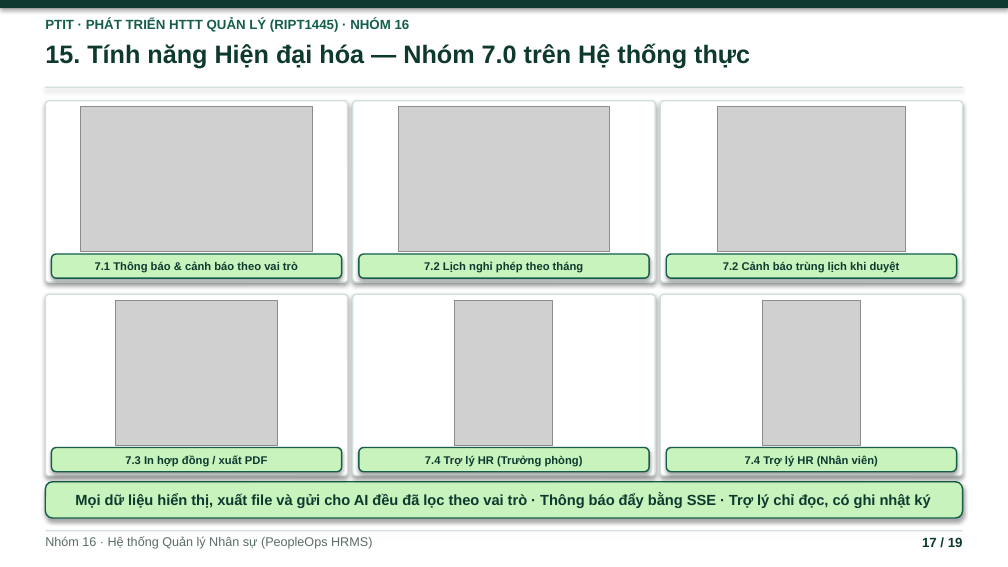
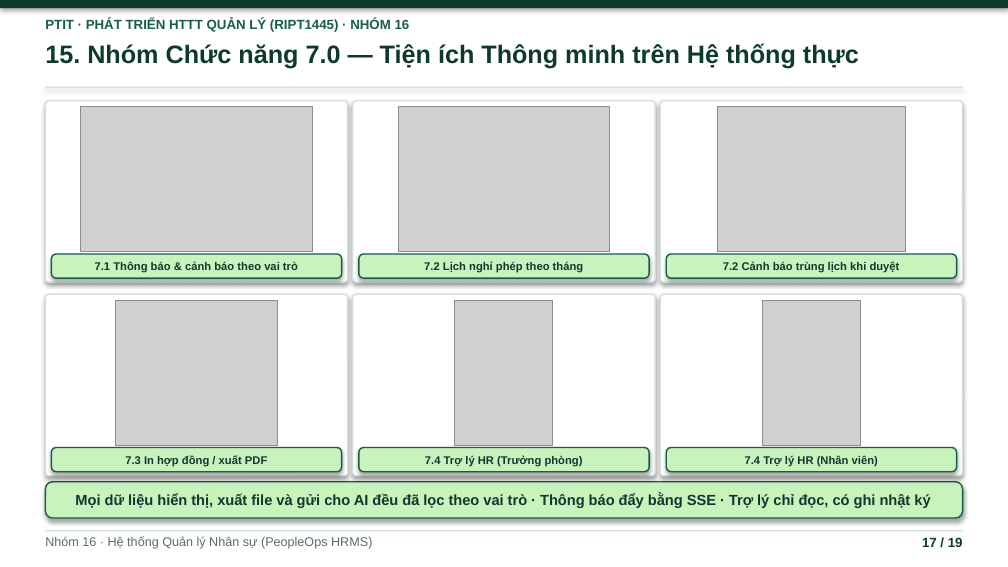
Before and after one commit to ninhduo263/human-resource-management-system, a slide deck: slide 17 of bao-cao/BAO_CAO_HTTTQL_Nhom16.pptx. Drawn at 1008x567 pixels with LibreOffice and Linux fonts; fonts in the diff are those of the drawing; grey boxes stand for pictures. Boxes give left, top, right and bottom in pixels: in the first picture for what was removed or moved away, otherwise in the second. Text is boxed around its words. In the diff, an @@ line names an element or a change of style, - is before the commit and + after.

Commit message:
docs(pptx): unify Slide 3, 14, 15, 17 terminology and casing with report

```diff
--- a/bao-cao/BAO_CAO_HTTTQL_Nhom16.pptx
+++ b/bao-cao/BAO_CAO_HTTTQL_Nhom16.pptx
@@ text at [45, 43, 859, 69]: text changed @@
-15. Tính năng Hiện đại hóa — Nhóm 7.0 trên Hệ thống thực
+15. Nhóm Chức năng 7.0 — Tiện ích Thông minh trên Hệ thống thực
```
Also in this commit, not shown: 3 other slides changed.
